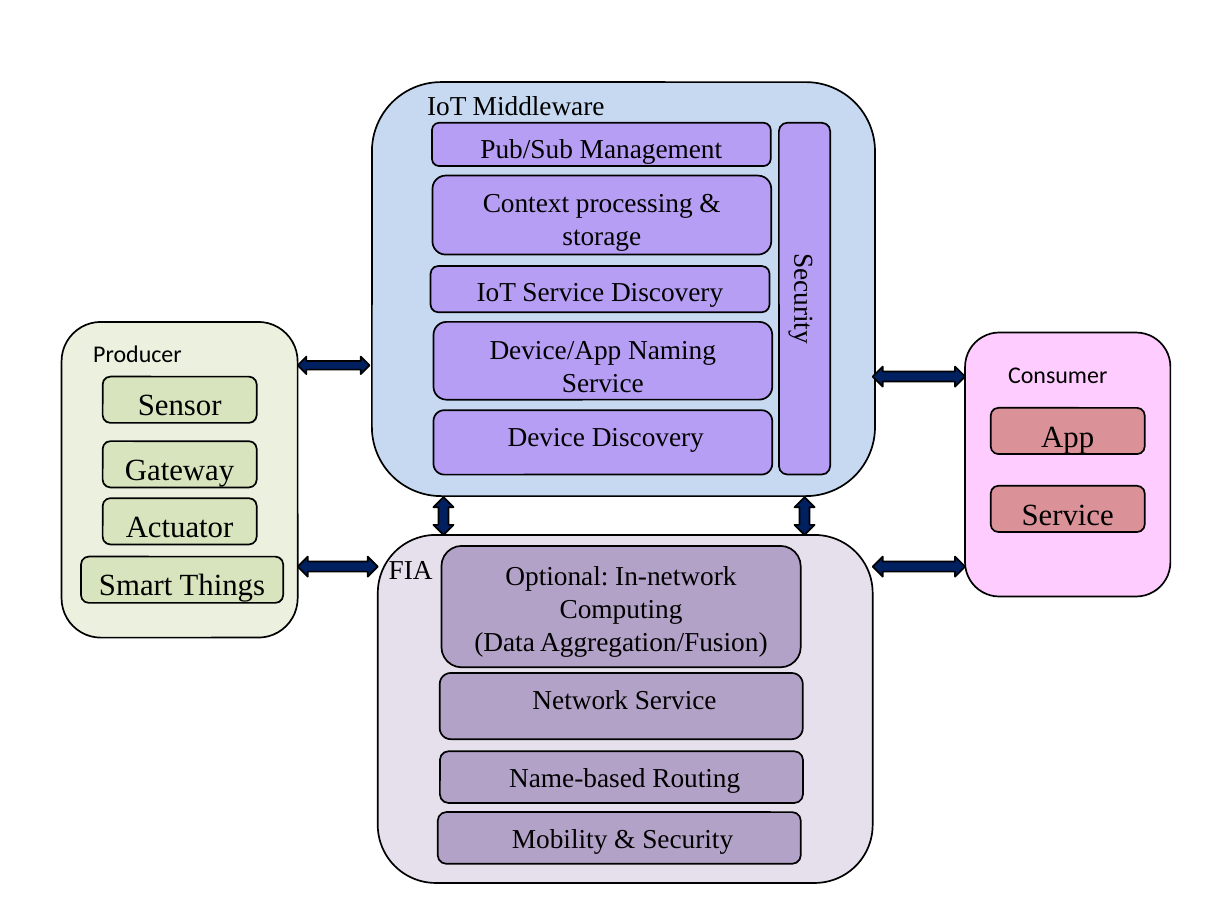
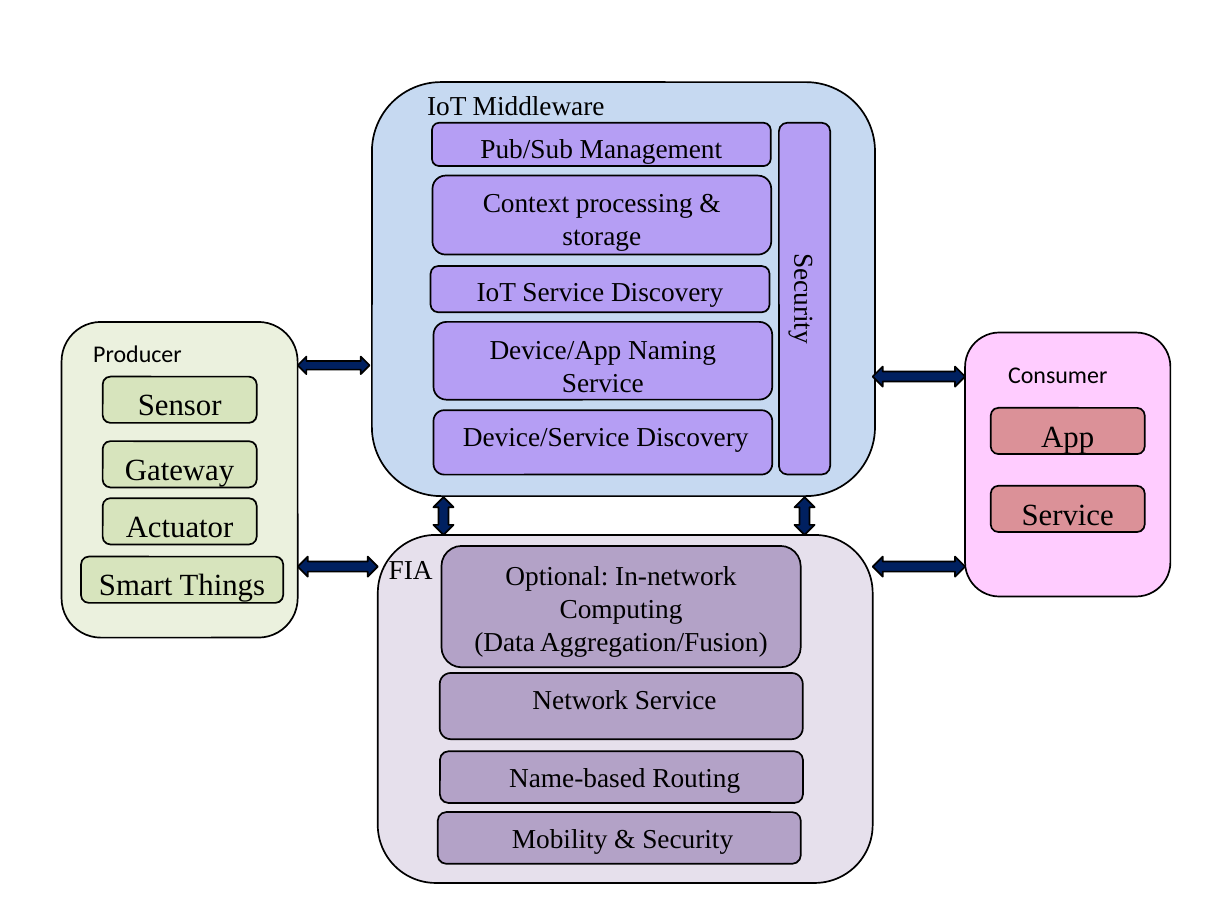
Before and after one commit to sugangli/ICN2015, a slide deck: slide 1 of figure/paper_drawing.pptx. Drawn at 1232x924 pixels with LibreOffice and Linux fonts; fonts in the diff are those of the drawing. Boxes give left, top, right and bottom in pixels: in the first picture for what was removed or moved away, otherwise in the second. Text is boxed around its words. In the diff, an @@ line names an element or a change of style, - is before the commit and + after.

```diff
--- a/figure/paper_drawing.pptx
+++ b/figure/paper_drawing.pptx
@@ text in rounded rectangle at (463, 428, 748, 451): text changed @@
-Device Discovery
+Device/Service Discovery
```
Also in this commit, not shown: 2 other slides changed, 10 other files.
